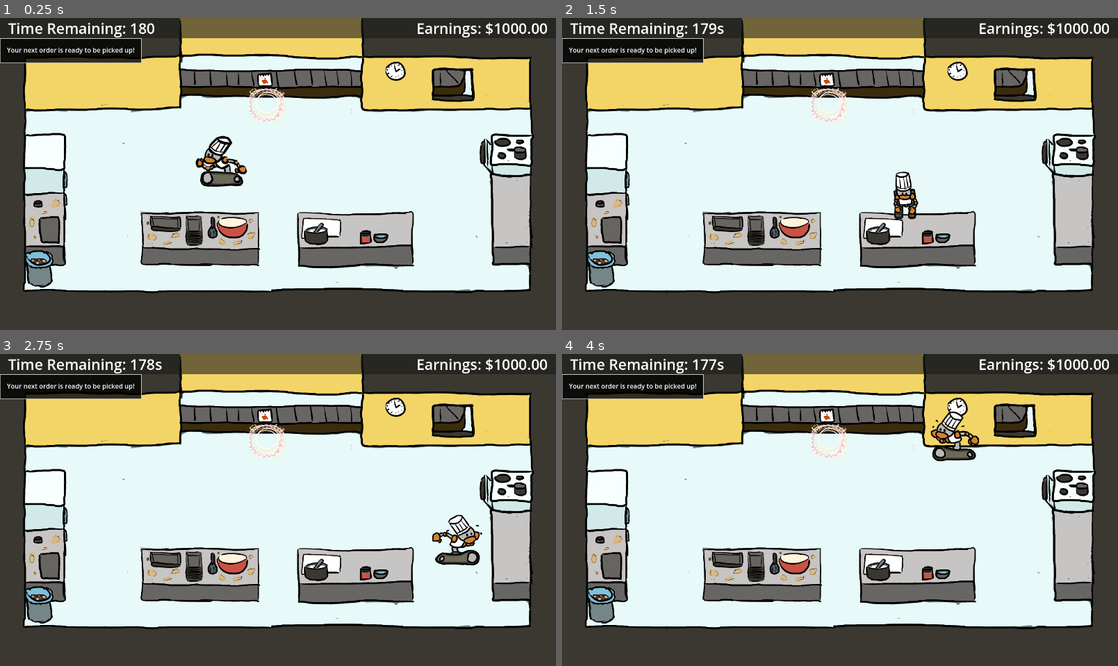
Above: before the commit, frames 1-4 (two rows, left to right).
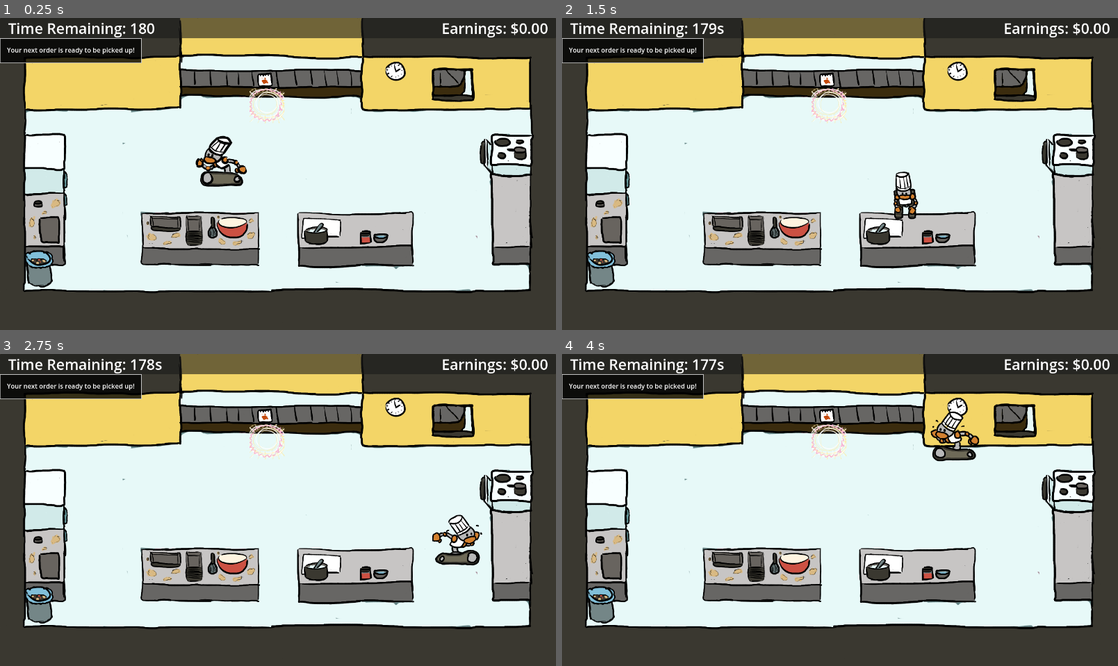
Above: after the commit, the same moments.

Repository: yanalex981/Tasty-Treads
Game: Godot game, scene res://Scenes/game.tscn
Same seed, same stepped clock (60 frames per second), same inputs: the game is played once before the commit and once after it.
Inputs:
- Up to frame 1 (0.25 s): no input
- Up to frame 2 (1.5 s): tap Enter (ui_accept) at 0.5, 0.77 s; hold D (right) 0.53-1.28 s; tap Space (interact) at 0.6, 1.35 s; hold S (down) from 1.28 s (still down)
- Up to frame 3 (2.75 s): tap Enter (ui_accept) at 1.52 s; release S (down) at 2.03 s; hold D (right) from 2.03 s (still down); tap Space (interact) at 2.1 s
- Up to frame 4 (4 s): release D (right) at 2.78 s; hold W (up) 2.78-3.53 s; tap Space (interact) at 2.85, 3.6 s; tap Enter (ui_accept) at 3.02, 3.77 s; hold A (left) from 3.53 s (still down)

The runs differ from the first frame. In frame 1, 0.4% of the frame differs, in the area x 75-99%, y 1-7%; in frame 2, 0.4%; in frame 3, 0.4%; in frame 4, 0.4%.

Commit message:
whoops, was giving the user $1000 on game start because it was used for testing

Diff:
--- a/Scripts/game.gd
+++ b/Scripts/game.gd
@@ -6,7 +6,7 @@
 var purchased_upgrades : UpgradesReceipt = UpgradesReceipt.new()
 
 func _ready():
-	_show_kitchen_screen(purchased_upgrades, 1000)
+	_show_kitchen_screen(purchased_upgrades, 0)
 
 func _clear_children():
 	for node in get_children():
Not shown: 1 places in Scenes/kitchen.tscn that only renumber resources
Not shown, changed: export_presets.cfg
